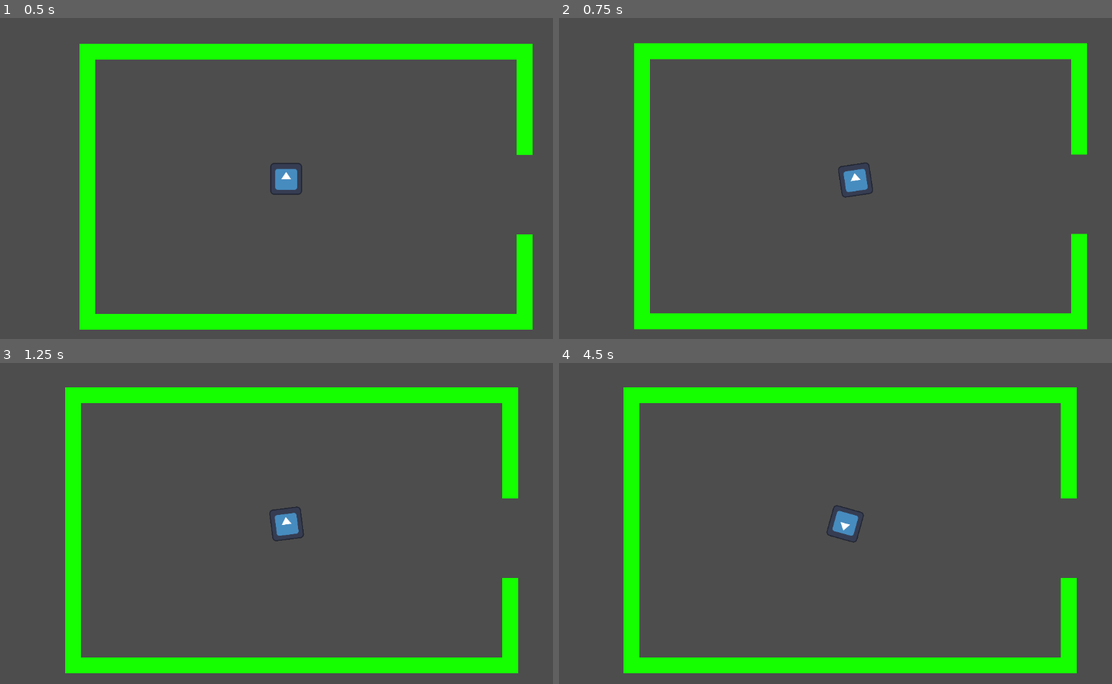
Above: before the commit, frames 1-4 (two rows, left to right).
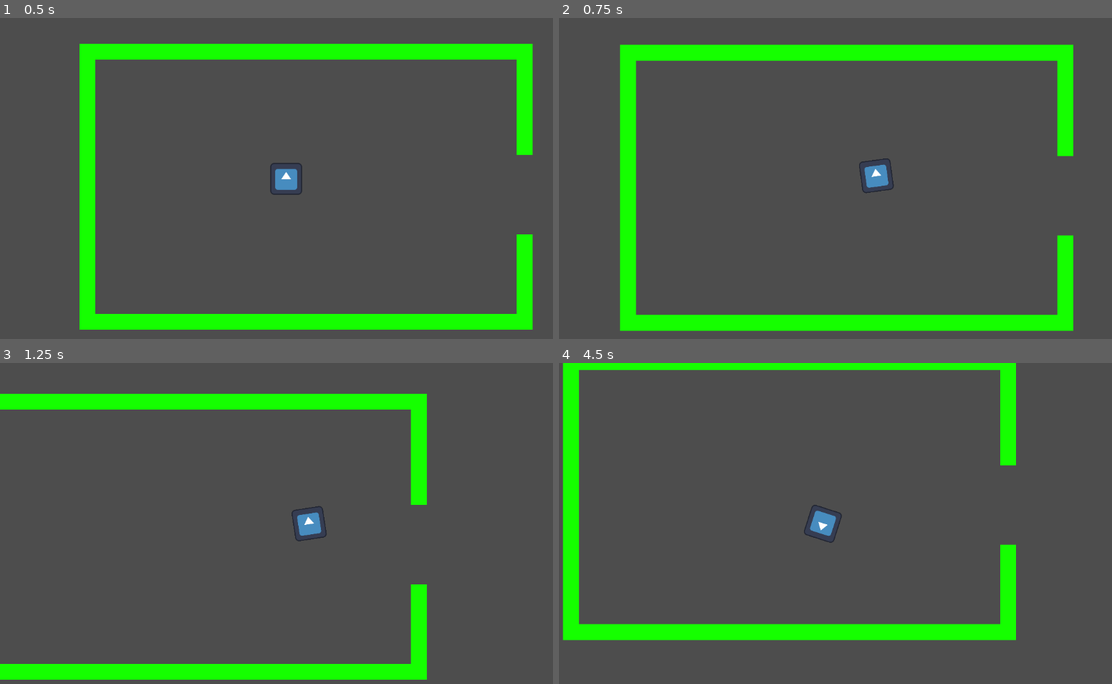
Above: after the commit, the same moments.

Repository: Overlord-Runt/name
Game: Godot game, scene res://main.tscn
Same seed, same stepped clock (60 frames per second), same inputs: the game is played once before the commit and once after it. The engine's default icon, where the game draws it, is replaced by a stand-in: a white triangle on a blue panel in a dark square.
Inputs (mouse positions are in pixels of both pictures, inside the frame that each line leads up to):
- Up to frame 1 (0.5 s): no input
- Up to frame 2 (0.75 s): tap Enter at 0.5 s; move the mouse to (973, 162) at 0.52 s; hold D (right, bound only after the commit) from 0.53 s (still down); tap Alt at 0.6 s; click (973, 162) at 0.67 s
- Up to frame 3 (1.25 s): keep holding D (right, bound only after the commit)
- Up to frame 4 (4.5 s): move the mouse to (730, 539) at 1.27 s; release D (right, bound only after the commit) at 1.28 s; hold S (down, bound only after the commit) 1.28-2.03 s; tap Shift at 1.35, 2.85, 4.35 s; move the mouse to (901, 452) at 2.02 s; hold D (right, bound only after the commit) 2.03-2.78 s; tap Alt at 2.1, 3.6 s; move the mouse to (818, 587) at 2.77 s; hold W (up, bound only after the commit) 2.78-3.53 s; click (818, 587) at 2.92 s; move the mouse to (1017, 571) at 3.52 s; hold A (left, bound only after the commit) from 3.53 s (still down); move the mouse to (675, 475) at 4.27 s

Frame 1 is identical in both runs. In frame 2, 10% of the frame differs, in the area x 11-96%, y 7-98%; in frame 3, 14%; in frame 4, 22%, in the area x 0-94%, y 0-97%.
Error before the commit: Invalid operands 'Object' and 'float' in operator '<'. (res://player.gd:39)

Commit message:
no longer krilling myself

Diff:
--- /dev/null
+++ b/cooldown.gd
@@ -0,0 +1,11 @@
+extends Timer
+
+
+# Called when the node enters the scene tree for the first time.
+func _ready() -> void:
+	pass # Replace with function body.
+
+
+# Called every frame. 'delta' is the elapsed time since the previous frame.
+func _process(delta: float) -> void:
+	pass
--- a/player.gd
+++ b/player.gd
@@ -4,9 +4,11 @@
 const SPEED = 300.0
 const dashSPEED = 900.0
 const JUMP_VELOCITY = -900.0
-var dashLength = 0.2
-var dashCooldown = 1.0
-var lastDash = 2.0
+var canAttack = false
+var dashCooldown = 0.3
+var lastDash = 3.0
+var dashLength = 0.05
+var thisDash = 0.0
 
 
 func _physics_process(delta: float) -> void:
@@ -25,17 +27,27 @@
 	var mouse := get_global_mouse_position()
 	look_at(mouse)
 
-	dash()
+	dash(delta)
 
 	move_and_slide()
 
 
-func dash():
+func dash(delta: float):
 	var click := Input.is_mouse_button_pressed(MOUSE_BUTTON_LEFT)
-	if click && lastDash > dashCooldown:
-		lastDash = get_tree().create_timer(2)
+	lastDash += delta
+	if canAttack:
+		thisDash += delta
+	else:
+		thisDash = 0.0
+
+	if lastDash > dashCooldown:
+		if click && thisDash < dashCooldown:
+			canAttack = true
+			thisDash = dashCooldown
+	else:
+		canAttack = false
+	if canAttack:
 		velocity.y = dashSPEED*sin(rotation)
 		velocity.x = dashSPEED*cos(rotation)
-	if lastDash < dashLength:
-			velocity.y = dashSPEED*sin(rotation)
-			velocity.x = dashSPEED*cos(rotation)
+		if thisDash > (dashCooldown + dashLength):
+			lastDash = 0.0
--- a/project.godot
+++ b/project.godot
@@ -23,22 +23,22 @@
 
 up={
 "deadzone": 0.2,
-"events": [Object(InputEventKey,"resource_local_to_scene":false,"resource_name":"","device":0,"window_id":0,"alt_pressed":false,"shift_pressed":false,"ctrl_pressed":false,"meta_pressed":false,"pressed":false,"keycode":0,"physical_keycode":4194320,"key_label":0,"unicode":0,"location":0,"echo":false,"script":null)
+"events": [Object(InputEventKey,"resource_local_to_scene":false,"resource_name":"","device":-1,"window_id":0,"alt_pressed":false,"shift_pressed":false,"ctrl_pressed":false,"meta_pressed":false,"pressed":false,"keycode":0,"physical_keycode":87,"key_label":0,"unicode":119,"location":0,"echo":false,"script":null)
 ]
 }
 right={
 "deadzone": 0.2,
-"events": [Object(InputEventKey,"resource_local_to_scene":false,"resource_name":"","device":0,"window_id":0,"alt_pressed":false,"shift_pressed":false,"ctrl_pressed":false,"meta_pressed":false,"pressed":false,"keycode":0,"physical_keycode":4194321,"key_label":0,"unicode":0,"location":0,"echo":false,"script":null)
+"events": [Object(InputEventKey,"resource_local_to_scene":false,"resource_name":"","device":-1,"window_id":0,"alt_pressed":false,"shift_pressed":false,"ctrl_pressed":false,"meta_pressed":false,"pressed":false,"keycode":0,"physical_keycode":68,"key_label":0,"unicode":100,"location":0,"echo":false,"script":null)
 ]
 }
 left={
 "deadzone": 0.2,
-"events": [Object(InputEventKey,"resource_local_to_scene":false,"resource_name":"","device":0,"window_id":0,"alt_pressed":false,"shift_pressed":false,"ctrl_pressed":false,"meta_pressed":false,"pressed":false,"keycode":0,"physical_keycode":4194319,"key_label":0,"unicode":0,"location":0,"echo":false,"script":null)
+"events": [Object(InputEventKey,"resource_local_to_scene":false,"resource_name":"","device":-1,"window_id":0,"alt_pressed":false,"shift_pressed":false,"ctrl_pressed":false,"meta_pressed":false,"pressed":false,"keycode":0,"physical_keycode":65,"key_label":0,"unicode":97,"location":0,"echo":false,"script":null)
 ]
 }
 down={
 "deadzone": 0.2,
-"events": [Object(InputEventKey,"resource_local_to_scene":false,"resource_name":"","device":0,"window_id":0,"alt_pressed":false,"shift_pressed":false,"ctrl_pressed":false,"meta_pressed":false,"pressed":false,"keycode":0,"physical_keycode":4194322,"key_label":0,"unicode":0,"location":0,"echo":false,"script":null)
+"events": [Object(InputEventKey,"resource_local_to_scene":false,"resource_name":"","device":-1,"window_id":0,"alt_pressed":false,"shift_pressed":false,"ctrl_pressed":false,"meta_pressed":false,"pressed":false,"keycode":0,"physical_keycode":83,"key_label":0,"unicode":115,"location":0,"echo":false,"script":null)
 ]
 }
 
Not shown, added: cooldown.gd.uid
